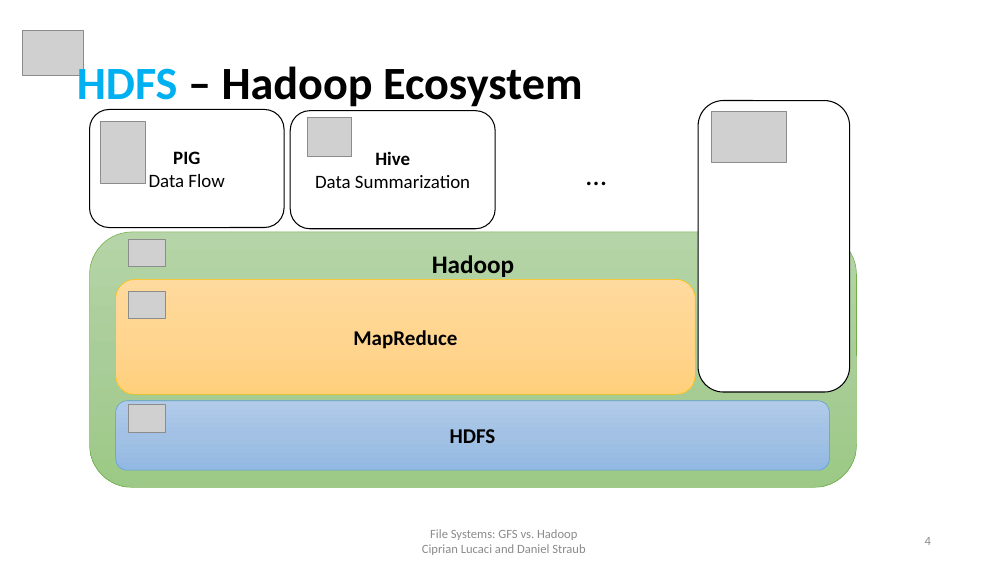
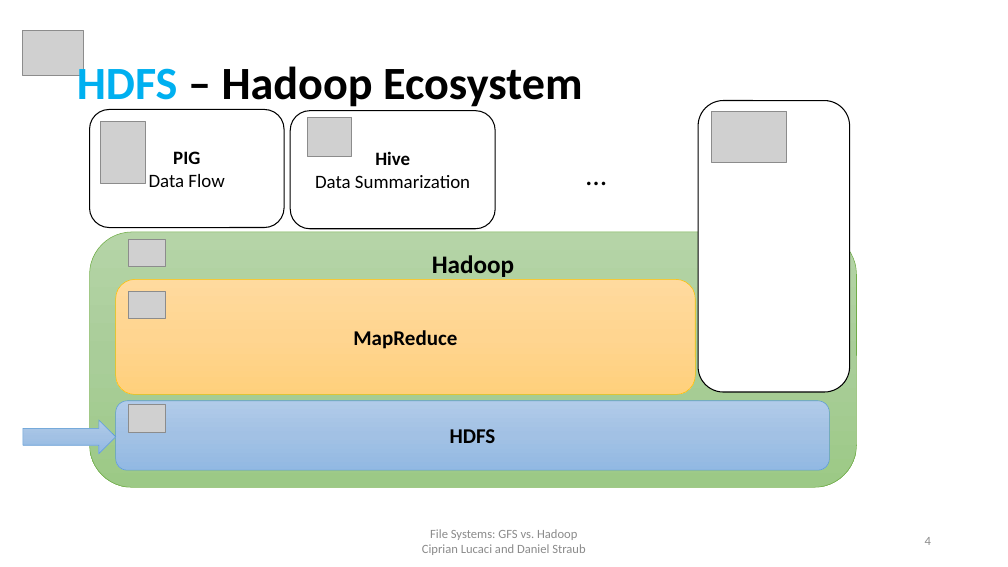
Before and after one commit to cipri7329/ss15-seminar, a slide deck: slide 4 of Presentation/DistributedFileSystems_Cipri.pptx. Drawn at 1008x567 pixels with LibreOffice and Linux fonts; fonts in the diff are those of the drawing; grey boxes stand for pictures; background and template pictures are left out. Boxes give left, top, right and bottom in pixels: in the first picture for what was removed or moved away, otherwise in the second. Text is boxed around its words. In the diff, an @@ line names an element or a change of style, - is before the commit and + after.

```diff
--- a/Presentation/DistributedFileSystems_Cipri.pptx
+++ b/Presentation/DistributedFileSystems_Cipri.pptx
@@ right arrow added at (x1=23, y1=420, x2=116, y2=454), fill gradient #B1CBE9 to #A3C1E5 to #93B9E4, outline #5B9BD5 0.5 pt @@
```
Also in this commit, not shown: 5 other slides changed, 15 slides added, 3 other files.
